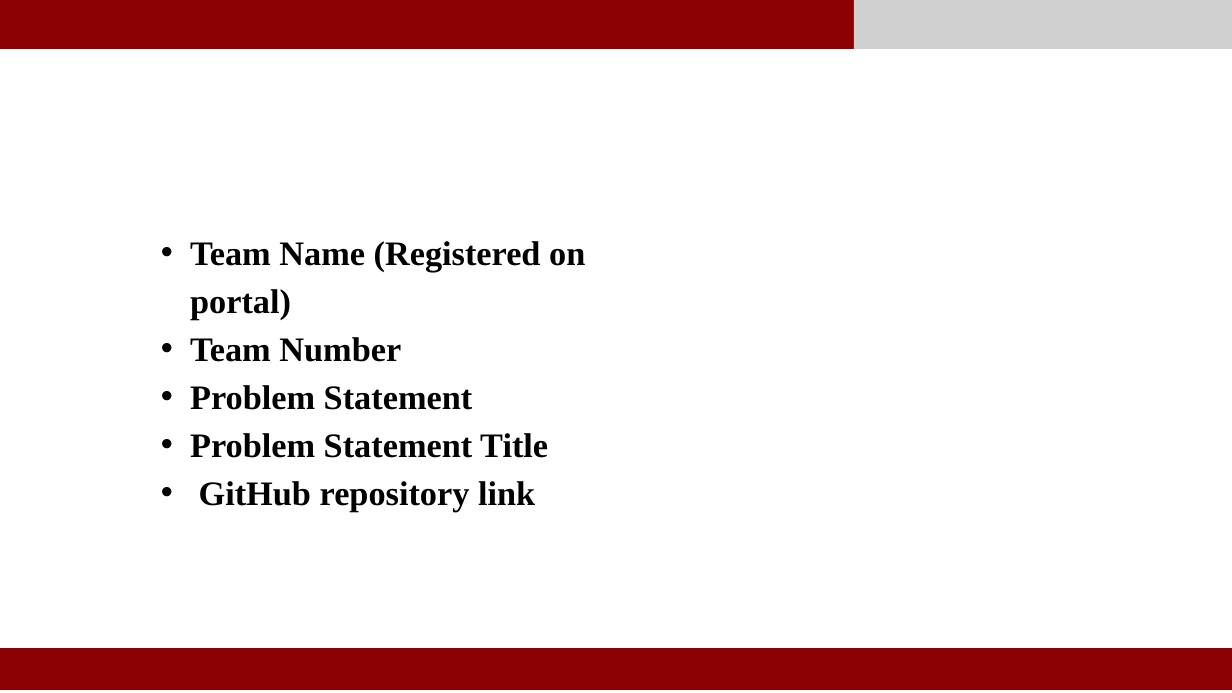
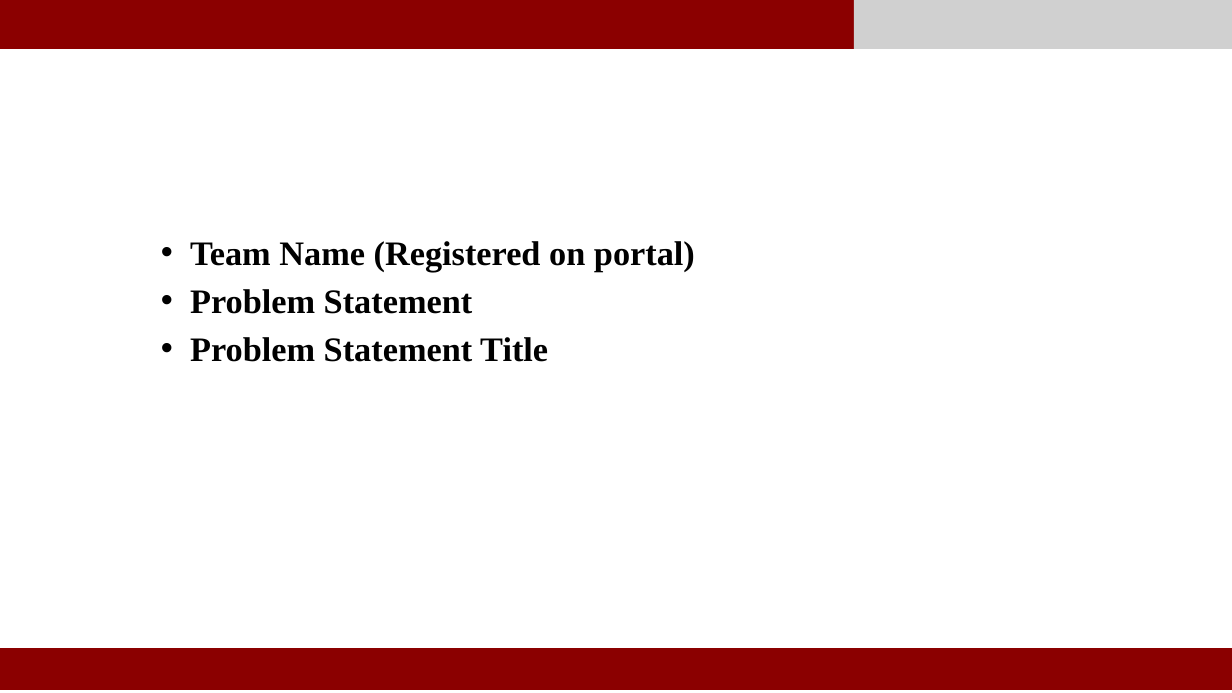
Before and after one commit to Ro706/Enthusia, a slide deck: slide 1 of public/SITnovatePresentationTemplate.pptx. Drawn at 1232x693 pixels with LibreOffice and Linux fonts; fonts in the diff are those of the drawing; grey boxes stand for pictures. Boxes give left, top, right and bottom in pixels: in the first picture for what was removed or moved away, otherwise in the second. Text is boxed around its words. In the diff, an @@ line names an element or a change of style, - is before the commit and + after.

Commit message:
ppt update

```diff
--- a/public/SITnovatePresentationTemplate.pptx
+++ b/public/SITnovatePresentationTemplate.pptx
@@ text at (190, 337, 401, 362): paragraph removed @@
-  • Team Number
@@ text at (199, 481, 535, 512): paragraph removed @@
-  • GitHub repository link
```
Also in this commit, not shown: 5 other slides changed.
